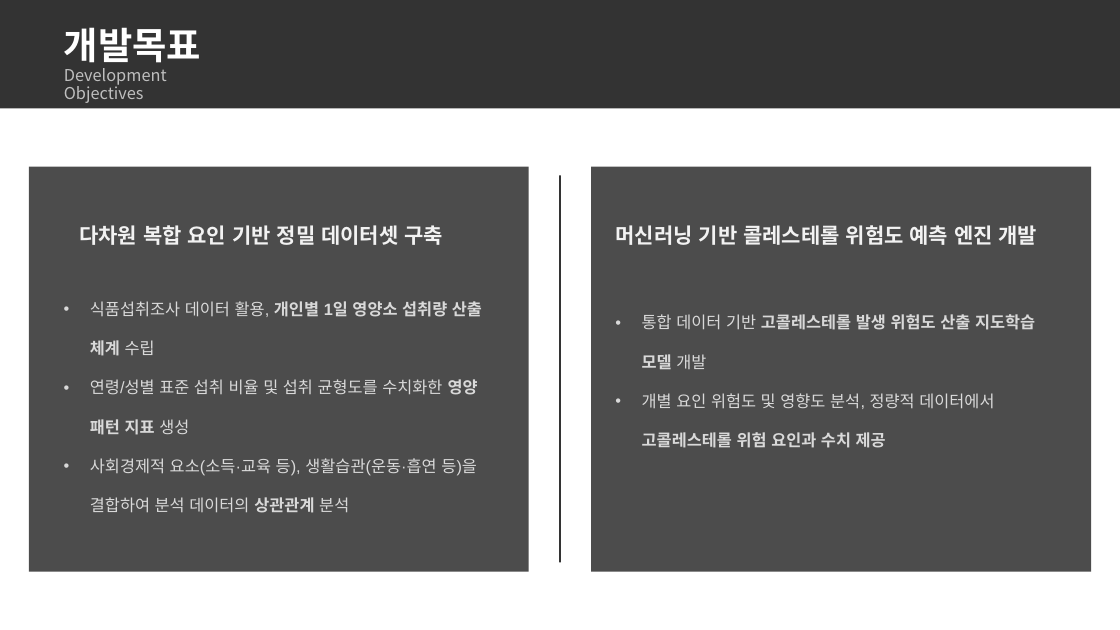
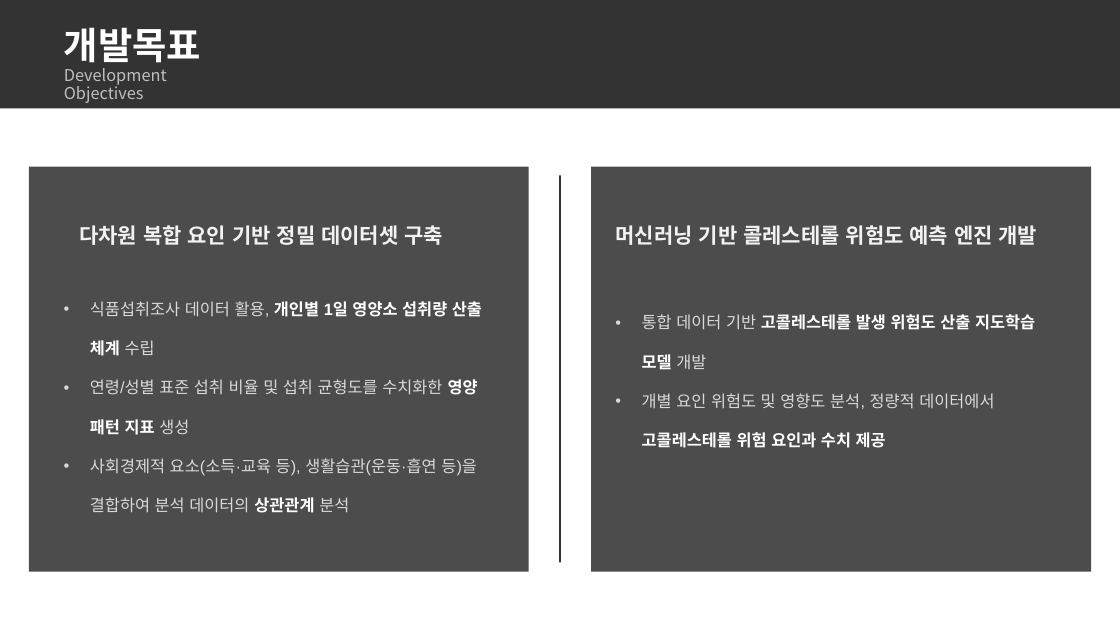
Before and after one commit to dc-inside/LeeSeungChan, a slide deck: slide 4 of 1차 프로젝트/기획/기획서.pptx. Drawn at 1120x630 pixels with LibreOffice and Linux fonts; fonts in the diff are those of the drawing. Boxes give left, top, right and bottom in pixels: in the first picture for what was removed or moved away, otherwise in the second. Text is boxed around its words. In the diff, an @@ line names an element or a change of style, - is before the commit and + after.

Commit message:
Update 기획서.pptx
기획의도 볼드 폰트 색상 변경

```diff
--- a/1차 프로젝트/기획/기획서.pptx
+++ b/1차 프로젝트/기획/기획서.pptx
@@ text "식품섭취조사 데이터 활용, 개인별 1일 ..." at [90,301,482,513]: text colour #D9D9D9 to #FFFFFF in "개인별 1일 영양소 섭취량 산출 체계", "영양 패턴 지표", "상관관계" @@
@@ text "통합 데이터 기반 고콜레스테롤 발생 ..." at [642,314,1035,448]: text colour #D9D9D9 to #FFFFFF in "고콜레스테롤 발생 위험도 산출 지도학습 모델", "고콜레스테롤 위험 요인과 수치 제공" @@
```
